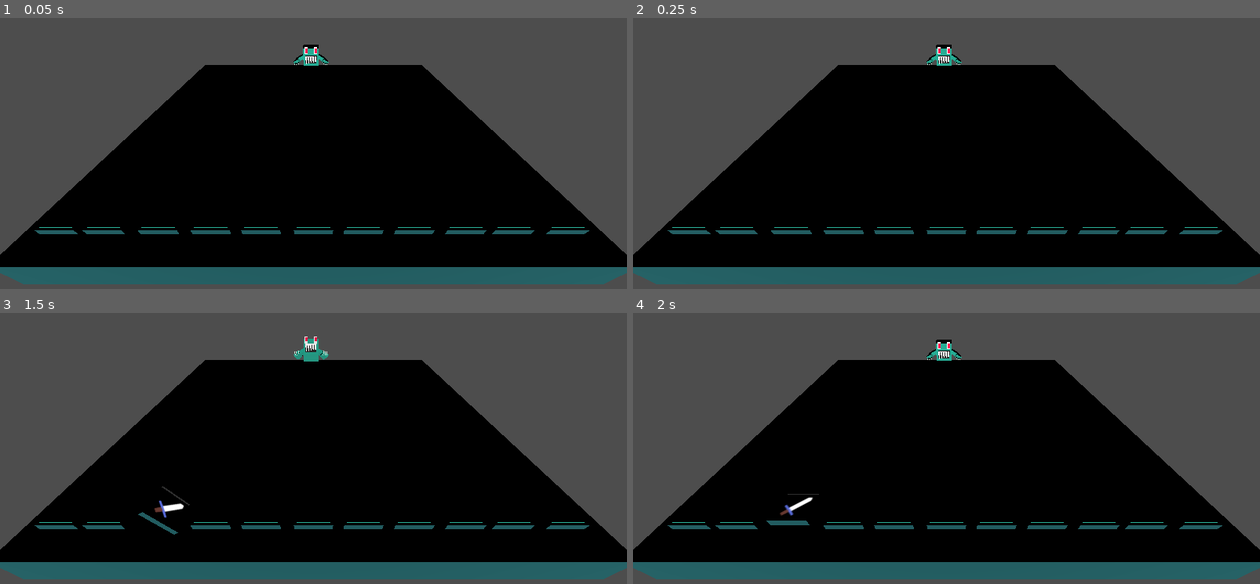
Above: before the commit, frames 1-4 (two rows, left to right).
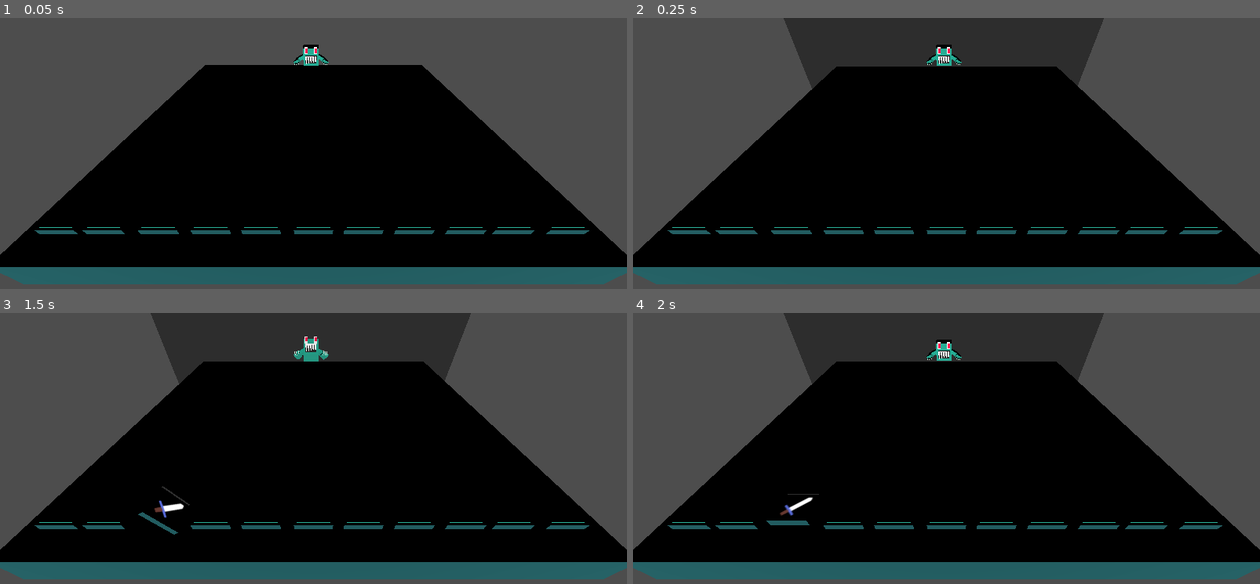
Above: after the commit, the same moments.

Repository: mathew-tran/3dminesweeper
Game: Godot game, scene res://Scene/Main.tscn
Two runs of this game, one before a commit and one after it. Both use one fixed random seed, a clock stepped at 60 frames per second and the inputs below.
Inputs (mouse positions are in pixels of both pictures, inside the frame that each line leads up to):
- Up to frame 1 (0.05 s): no input
- Up to frame 2 (0.25 s): no input
- Up to frame 3 (1.5 s): tap Enter at 0.5 s; move the mouse to (451, 470) at 0.52 s; press the mouse at (451, 470) at 0.53 s; tap Space at 1.25 s; move the mouse to (188, 505) at 1.27 s; release the mouse at (188, 505) at 1.28 s; click (188, 505) at 1.35 s
- Up to frame 4 (2 s): no input

Frame 1 is identical in both runs. In frame 2, 8.7% of the frame differs, in the area x 24-76%, y 0-27%; in frame 3, 8.7%; in frame 4, 8.7%.

Commit message:
add simple gameplay, if player dies, game restart, and also enemy can die

Diff:
--- a/Prefabs/Enemy.tscn
+++ b/Prefabs/Enemy.tscn
@@ -41,6 +41,9 @@
 &"hit": SubResource("Animation_yfbri")
 }
 
+[sub_resource type="ViewportTexture" id="ViewportTexture_yfbri"]
+viewport_path = NodePath("Sprite3D/SubViewport")
+
 [node name="Enemy" type="Node3D" groups=["Enemy"]]
 transform = Transform3D(-1, 0, -8.74228e-08, 0, 1, 0, 8.74228e-08, 0, -1, 0, 0, 0)
 script = ExtResource("1_gti1y")
@@ -54,3 +57,23 @@
 libraries = {
 &"": SubResource("AnimationLibrary_4fqf7")
 }
+
+[node name="Sprite3D" type="Sprite3D" parent="."]
+transform = Transform3D(1, 0, 0, 0, 1, 0, 0, 0, 1, -5.20538e-09, 0, 0.0595426)
+texture = SubResource("ViewportTexture_yfbri")
+
+[node name="SubViewport" type="SubViewport" parent="Sprite3D"]
+size = Vector2i(128, 128)
+
+[node name="Panel" type="Panel" parent="Sprite3D/SubViewport"]
+custom_minimum_size = Vector2(128, 128)
+anchors_preset = 15
+anchor_right = 1.0
+anchor_bottom = 1.0
+grow_horizontal = 2
+grow_vertical = 2
+
+[node name="ProgressBar" type="ProgressBar" parent="Sprite3D/SubViewport/Panel"]
+layout_mode = 0
+offset_right = 4.0
+offset_bottom = 27.0
--- a/Scene/Main.tscn
+++ b/Scene/Main.tscn
@@ -1,10 +1,16 @@
-[gd_scene load_steps=4 format=3 uid="uid://bsuec0fj58hik"]
+[gd_scene load_steps=6 format=3 uid="uid://bsuec0fj58hik"]
 
+[ext_resource type="Script" uid="uid://beilse1b132e6" path="res://Scripts/Game.gd" id="1_h175a"]
 [ext_resource type="PackedScene" uid="uid://c0n6a6wl5obia" path="res://Prefabs/GameTile.tscn" id="1_xhtwi"]
 [ext_resource type="PackedScene" uid="uid://ck2gjdupm5phg" path="res://Prefabs/Enemy.tscn" id="2_djkur"]
+[ext_resource type="Script" uid="uid://bkay8viogup8w" path="res://Scripts/Components/HealthComponent.gd" id="2_togfq"]
 [ext_resource type="PackedScene" uid="uid://c0pfi81qtcbay" path="res://Models/Playspace/playspace.gltf" id="3_djkur"]
 
-[node name="Node3D" type="Node3D"]
+[node name="Game" type="Node3D" groups=["Game"]]
+script = ExtResource("1_h175a")
+
+[node name="HealthComponent" type="Node" parent="."]
+script = ExtResource("2_togfq")
 
 [node name="GameTile" parent="." instance=ExtResource("1_xhtwi")]
 
@@ -34,6 +40,7 @@
 
 [node name="GameTile10" parent="." instance=ExtResource("1_xhtwi")]
 transform = Transform3D(1, 0, 0, 0, 1, 0, 0, 0, 1, -0.335956, 0, 0)
+Damage = 10
 
 [node name="GameTile11" parent="." instance=ExtResource("1_xhtwi")]
 transform = Transform3D(1, 0, 0, 0, 1, 0, 0, 0, 1, -0.412254, 0, 0)
--- a/Scripts/Autoload/Finder.gd
+++ b/Scripts/Autoload/Finder.gd
@@ -1,4 +1,10 @@
 extends Node
+
+func GetGame() -> Game:
+	var result = get_tree().get_nodes_in_group("Game")
+	if result:
+		return result[0]
+	return null
 
 func GetEnemy() -> Enemy:
 	var result = get_tree().get_nodes_in_group("Enemy")
--- a/Scripts/Enemy.gd
+++ b/Scripts/Enemy.gd
@@ -5,8 +5,10 @@
 func _ready() -> void:
 	$HealthComponent.OnTakeDamage.connect(OnTakeDamage)
 	$HealthComponent.OnDeath.connect(OnDeath)
+	Finder.GetGame().PlayerPlayedTile.connect(OnPlayerPlayedTile)
 
 func OnTakeDamage(amount):
+	$AnimationPlayer.stop()
 	$AnimationPlayer.play("hit")
 
 func OnDeath():
@@ -14,3 +16,6 @@
 
 func TakeDamage(amount):
 	$HealthComponent.TakeDamage(amount)
+
+func OnPlayerPlayedTile():
+	Finder.GetGame().TakeDamage(5)
--- /dev/null
+++ b/Scripts/Game.gd
@@ -0,0 +1,23 @@
+extends Node3D
+
+class_name Game
+
+
+
+signal PlayerPlayedTile
+
+func _ready() -> void:
+	$HealthComponent.OnTakeDamage.connect(OnTakeDamage)
+	$HealthComponent.OnDeath.connect(OnDeath)
+
+func OnTakeDamage(amount):
+	pass
+
+func OnDeath():
+	get_tree().reload_current_scene()
+
+func PlayTile():
+	PlayerPlayedTile.emit()
+
+func TakeDamage(amount):
+	$HealthComponent.TakeDamage(amount)
--- a/Scripts/GameTile.gd
+++ b/Scripts/GameTile.gd
@@ -4,6 +4,8 @@
 	UNFLIPPED,
 	FLIPPED
 }
+@export var Damage = 3
+
 var CurrentState = TILE_STATE.UNFLIPPED
 
 func _on_input_event(camera: Node, event: InputEvent, event_position: Vector3, normal: Vector3, shape_idx: int) -> void:
@@ -19,9 +21,10 @@
 		tween.tween_property($blockbench_export, "global_position", global_position + offsetVector, .1)
 		var enemy = Finder.GetEnemy()
 		if enemy:
-			enemy.TakeDamage(3)
+			enemy.TakeDamage(Damage)
 
 		await tween.finished
 		tween = get_tree().create_tween()
 		tween.tween_property($blockbench_export, "global_position", originalPosition, .2)
 		await tween.finished
+		Finder.GetGame().PlayTile()
Not shown: 1 places in Prefabs/Enemy.tscn that only renumber resources
Not shown, added: Scripts/Game.gd.uid
